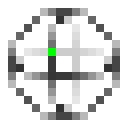
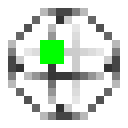
Layers edited between the first and the second 128 x 128 image:
painted on "x_gate.png" over [40,40,64,64]
